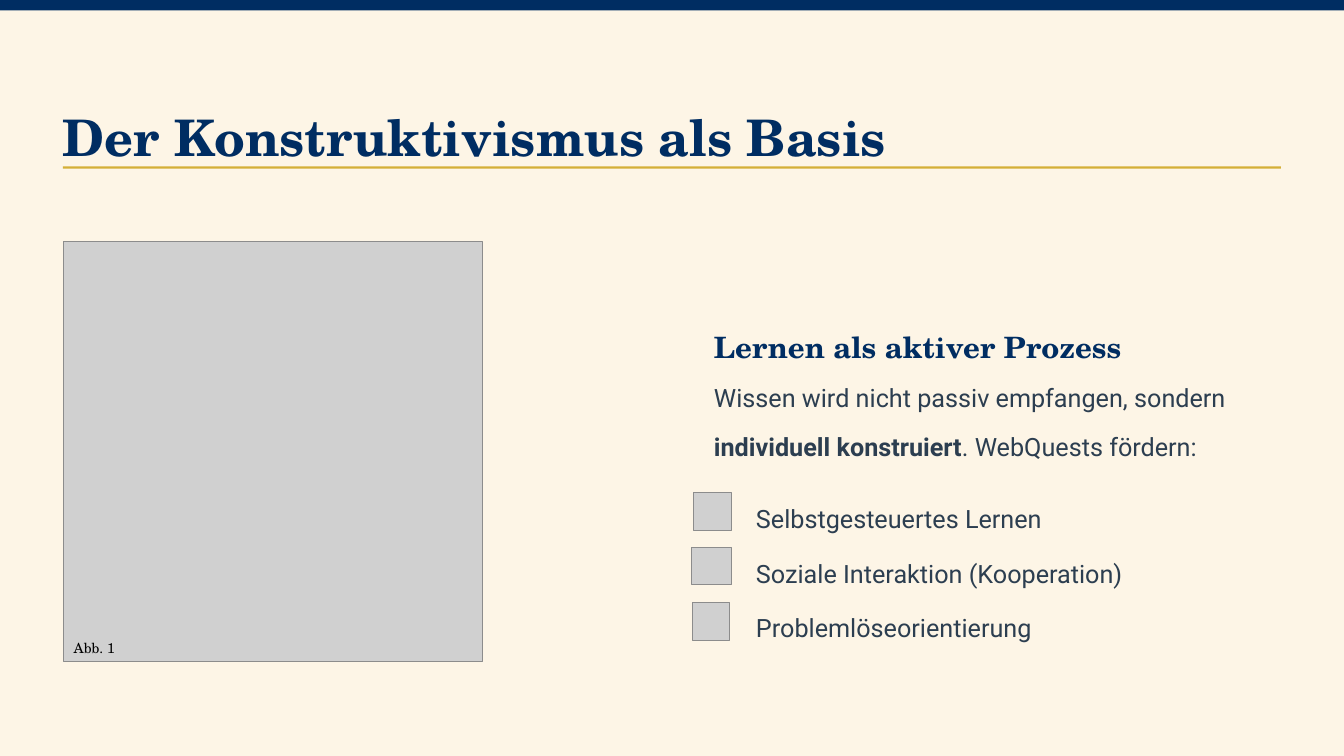
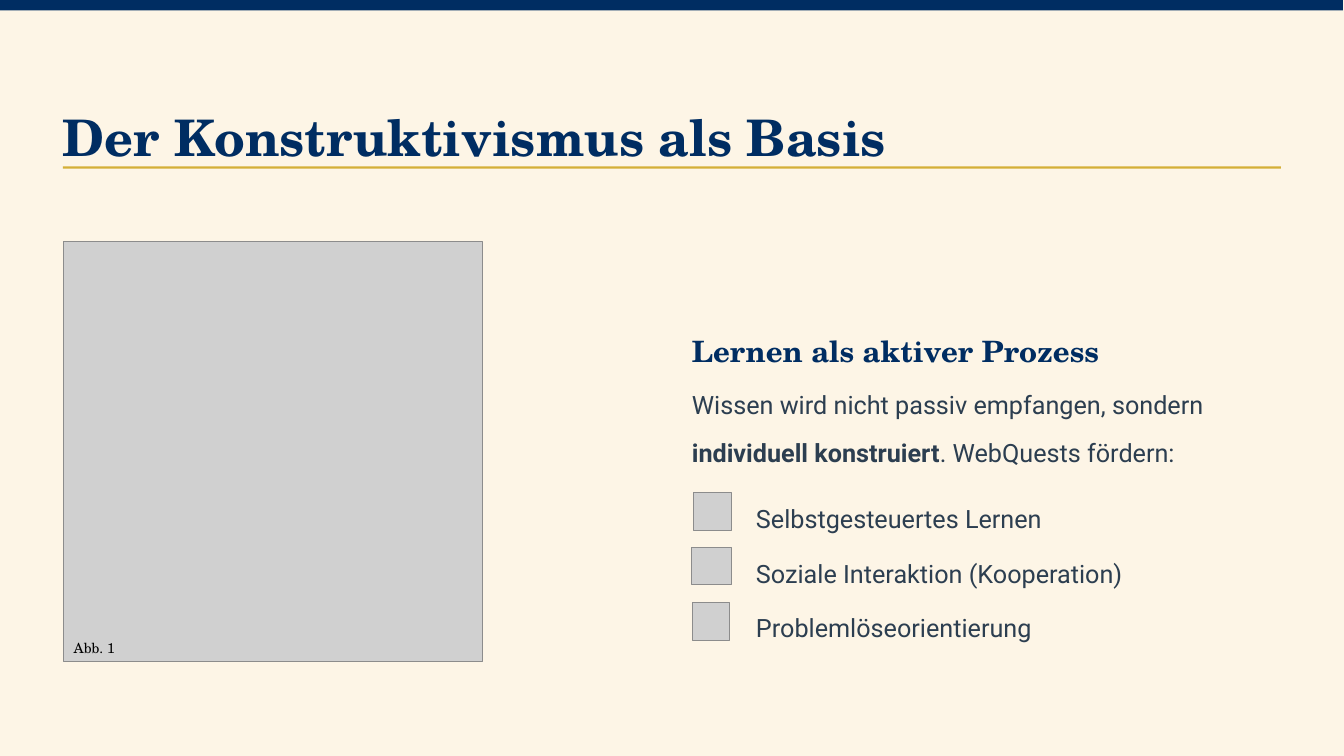
Before and after one commit to MaxL034/Webquest-EU.github.io, a slide deck: slide 7 of praesentation/webquests.pptx. Drawn at 1344x756 pixels with LibreOffice and Linux fonts; fonts in the diff are those of the drawing; grey boxes stand for pictures; background and template pictures are left out. Boxes give left, top, right and bottom in pixels: in the first picture for what was removed or moved away, otherwise in the second. Text is boxed around its words. In the diff, an @@ line names an element or a change of style, - is before the commit and + after.

```diff
--- a/praesentation/webquests.pptx
+++ b/praesentation/webquests.pptx
@@ text "Lernen als aktiver Prozess": place and size @@
-text "Lernen als aktiver Prozess" at (714, 336, 1122, 359)
+text "Lernen als aktiver Prozess" at (692, 340, 1100, 363)
@@ text "Wissen wird nicht passiv empfangen, ...": place and size @@
-text "Wissen wird nicht passiv empfangen, ..." at (714, 388, 1225, 459)
+text "Wissen wird nicht passiv empfangen, ..." at (692, 395, 1203, 465)
```
Also in this commit, not shown: 2 other slides changed, 1 slide added.
